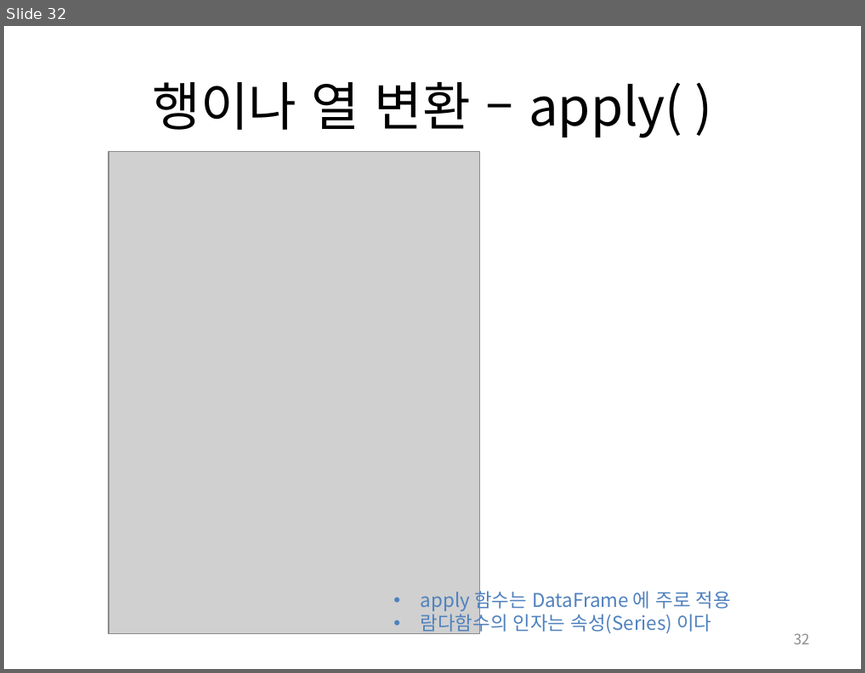
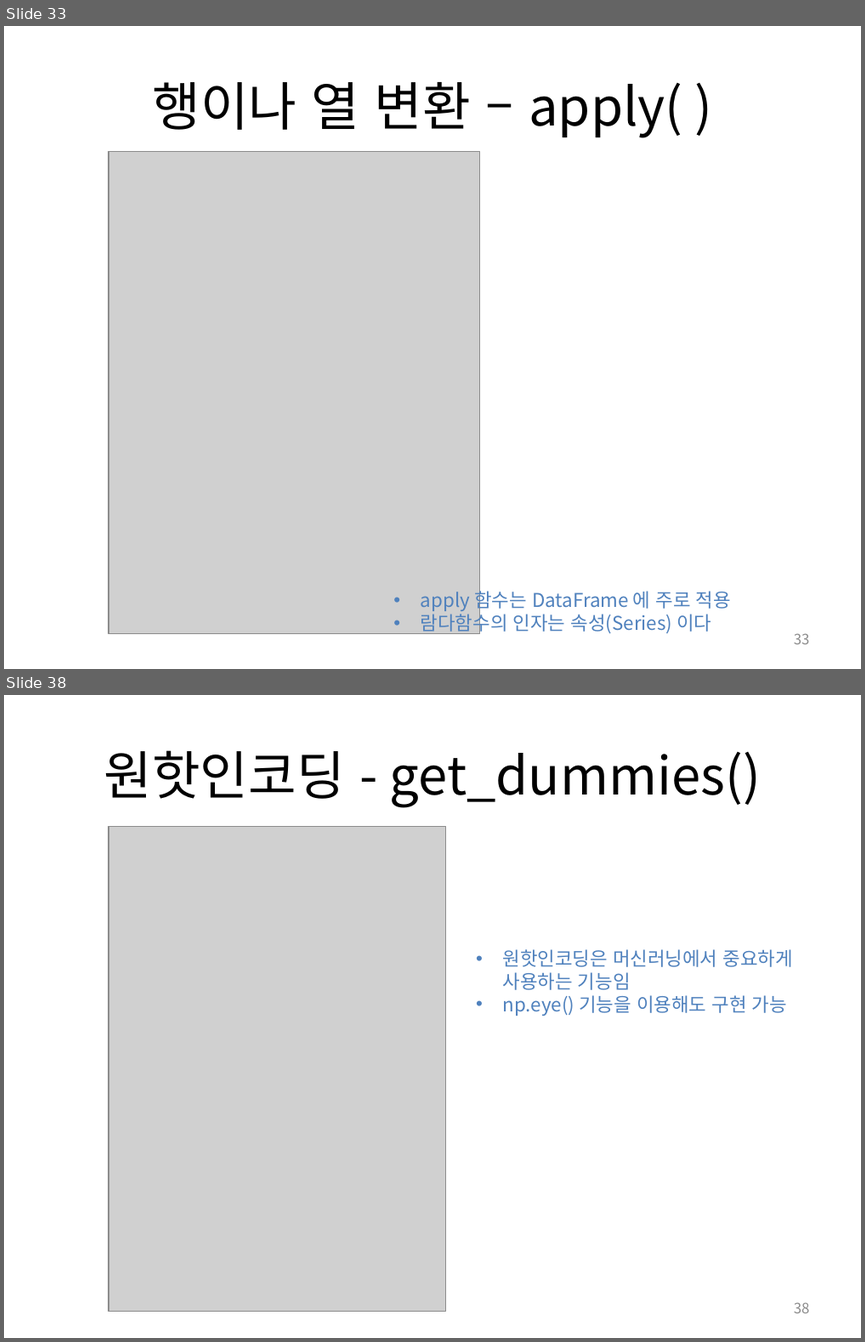
Before and after one commit to Heegu-han/AI, a slide deck: ppt/2_PANDAS.pptx. Shown one above the other, each under a label of ours: slide 32 before the commit, slides 33 and 38 after it; the slides between them are not shown. The pictures are 865x673 and 865x1342 pixels, drawn with LibreOffice and Linux fonts; fonts in the diff are those of the drawing; grey boxes stand for pictures. Boxes give left, top, right and bottom in pixels: in the first picture for what was removed or moved away, otherwise in the second. Text is boxed around its words. In the diff, an @@ line names an element or a change of style, - is before the commit and + after.

```diff
--- a/ppt/2_PANDAS.pptx
+++ b/ppt/2_PANDAS.pptx
@@ slide 38 added at bbox=[4, 695, 861, 1338], background #FFFFFF @@
@@ title added at bbox=[104, 750, 760, 808], 44 pt, text #000000 @@
+원핫인코딩 - get_dummies()
@@ picture added at bbox=[109, 826, 446, 1311] @@
@@ text added at bbox=[503, 949, 793, 1015], 16 pt, text #4F81BD @@
+• 원핫인코딩은 머신러닝에서 중요하게
+  사용하는 기능임
+• np.eye() 기능을 이용해도 구현 가능
@@ page number added at bbox=[794, 1302, 810, 1313], 12 pt, text #8C8C8C @@
+38
@@ what was slide 32 is now slide 33 @@
@@ page number at bbox=[794, 633, 810, 644]: text changed @@
-32
+33
```
Also in this commit, not shown: 2 slides changed, 8 other slides added, 1 other file.
